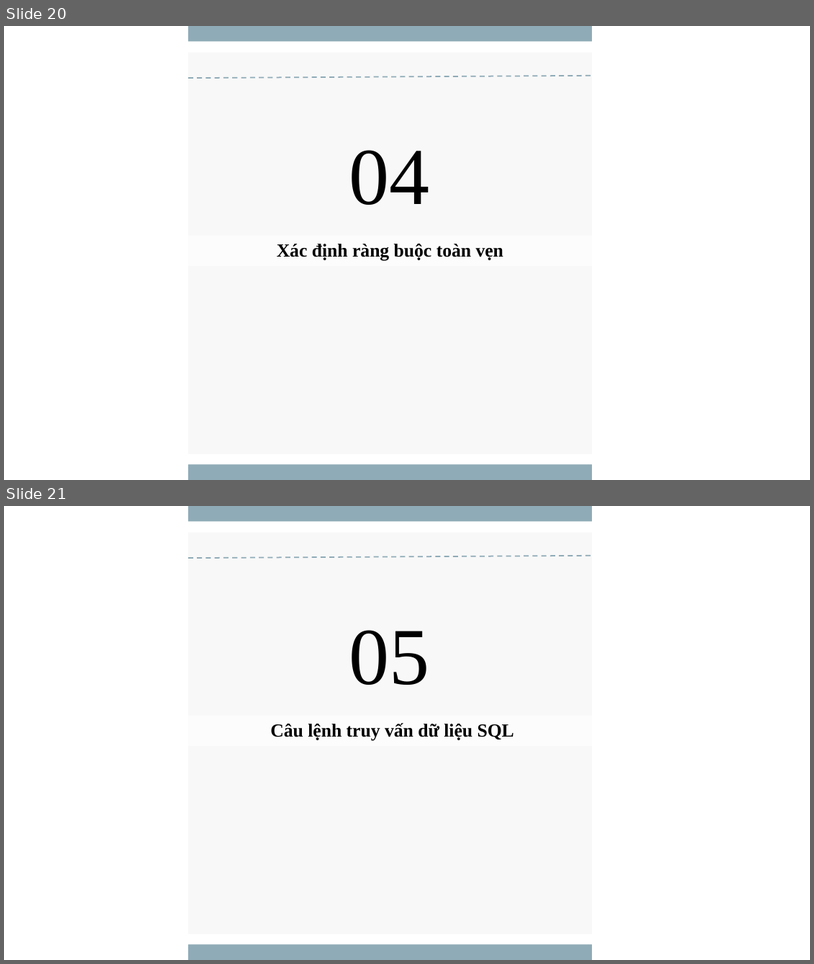
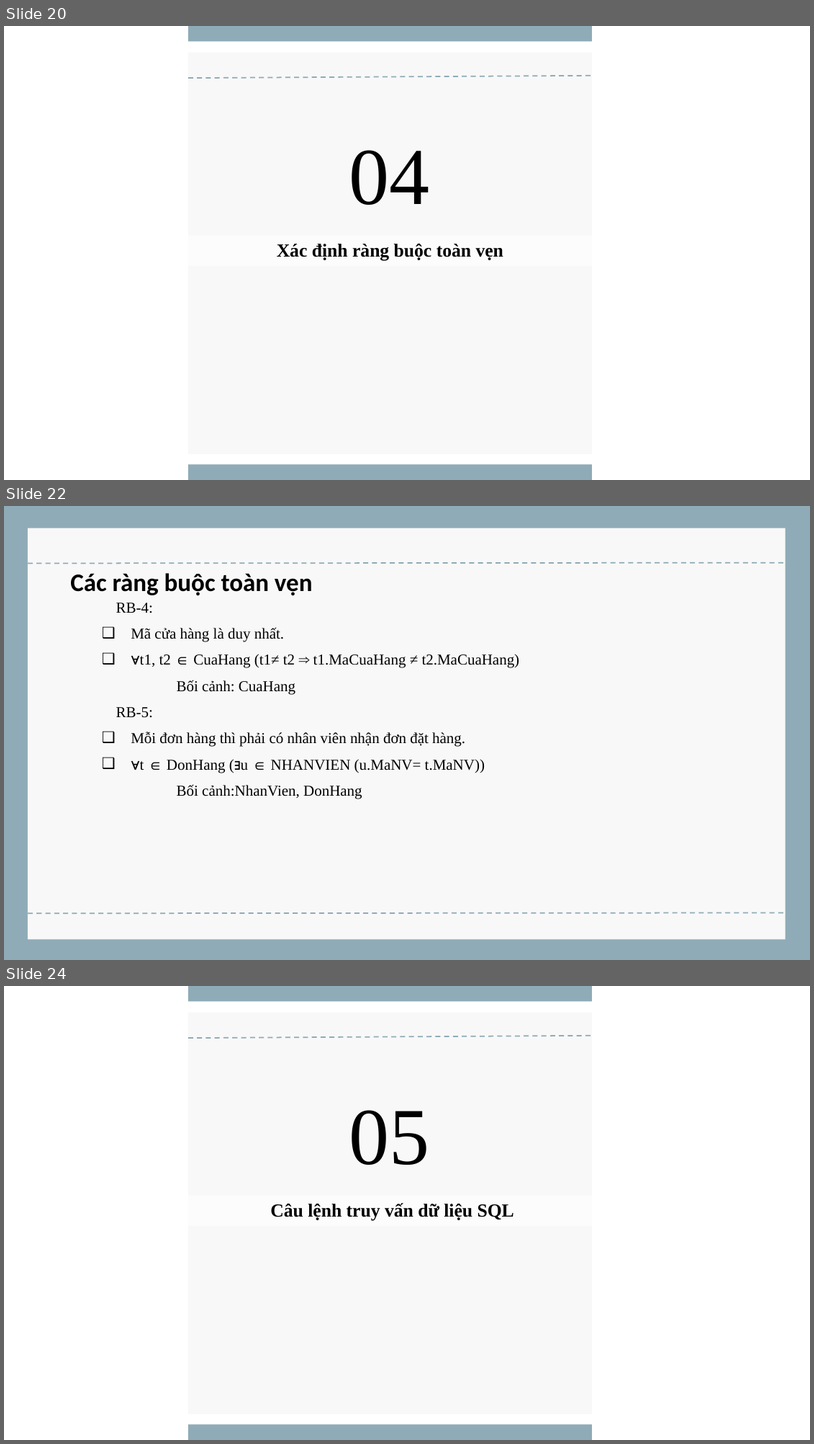
Before and after one commit to dinhminhlh/Major-Assignment-DataBase, a slide deck: CSDL_1_2_22_N04_NHOM07_Loading.pptx. Shown one above the other, each under a label of ours: slides 20 and 21 before the commit, slides 20, 22 and 24 after it; the slides between them are not shown. The pictures are 814x964 and 814x1444 pixels, drawn with LibreOffice and Linux fonts; fonts in the diff are those of the drawing. Boxes give left, top, right and bottom in pixels: in the first picture for what was removed or moved away, otherwise in the second. Text is boxed around its words. In the diff, an @@ line names an element or a change of style, - is before the commit and + after.

```diff
--- a/CSDL_1_2_22_N04_NHOM07_Loading.pptx
+++ b/CSDL_1_2_22_N04_NHOM07_Loading.pptx
@@ slide 22 added at bbox=[4, 506, 810, 960], background #8FABB7 @@
@@ rectangle added at bbox=[28, 528, 786, 939], fill #F8F8F8 @@
@@ line added from (28, 564) to (789, 563), #8FABB7 1.5 pt dashed @@
@@ text added at bbox=[70, 573, 520, 799], 18 pt, text #000000 @@
+Các ràng buộc toàn vẹn
+RB-4:
+❑ Mã cửa hàng là duy nhất.
+❑ ∀t1, t2 ∈ CuaHang (t1≠ t2 ⇒ t1.MaCuaHang ≠ t2.MaCuaHang)
+Bối cảnh: CuaHang
+RB-5:
+❑ Mỗi đơn hàng thì phải có nhân viên nhận đơn đặt hàng.
+❑ ∀t ∈ DonHang (∃u ∈ NHANVIEN (u.MaNV= t.MaNV))
+Bối cảnh:NhanVien, DonHang
@@ line added from (28, 913) to (789, 913), #8FABB7 1.5 pt dashed @@
@@ what was slide 21 is now slide 24 @@
```
Also in this commit, not shown: 9 slides changed, 4 other slides added, 1 slide removed, 5 other files.
